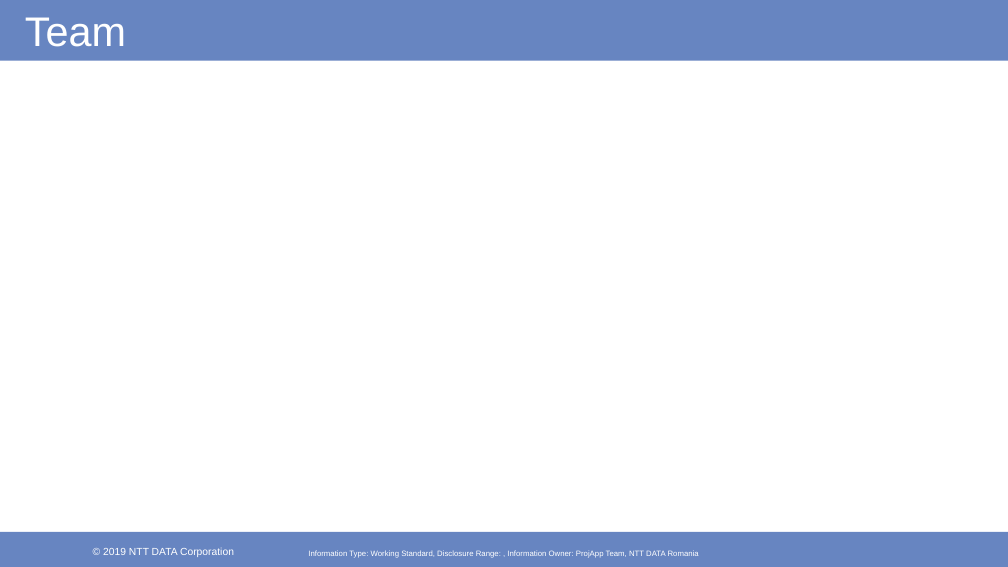
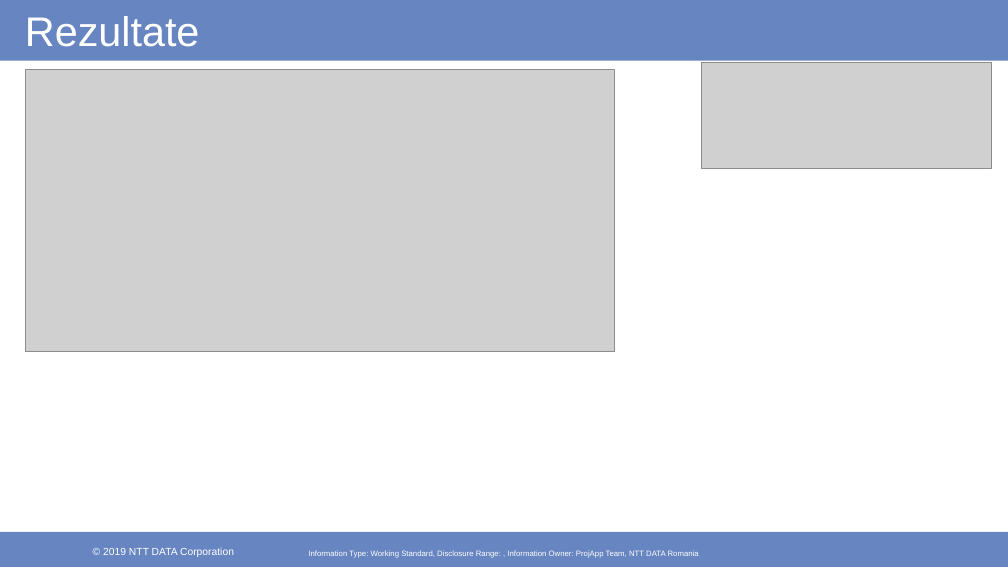
Before and after one commit to marianungureanu/ProjApp, a slide deck: slide 10 of ProjAppPresentation.pptx (slide 6 before the commit). Drawn at 1008x567 pixels with LibreOffice and Linux fonts; fonts in the diff are those of the drawing; grey boxes stand for pictures; background and template pictures are left out. Boxes give left, top, right and bottom in pixels: in the first picture for what was removed or moved away, otherwise in the second. Text is boxed around its words. In the diff, an @@ line names an element or a change of style, - is before the commit and + after.

```diff
--- a/ProjAppPresentation.pptx
+++ b/ProjAppPresentation.pptx
@@ text at [25,16,200,47]: text changed @@
-Team
+Rezultate
@@ picture added at [25,70,614,352] @@
@@ picture added at [702,63,991,169] @@
```
Also in this commit, not shown: 8 other slides changed, 22 slides added, 2 slides removed.
